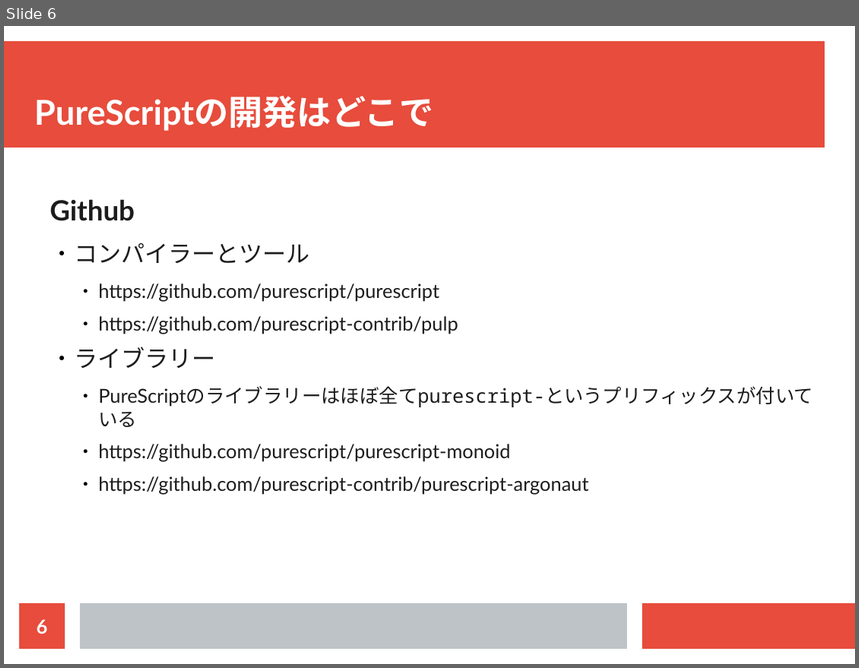
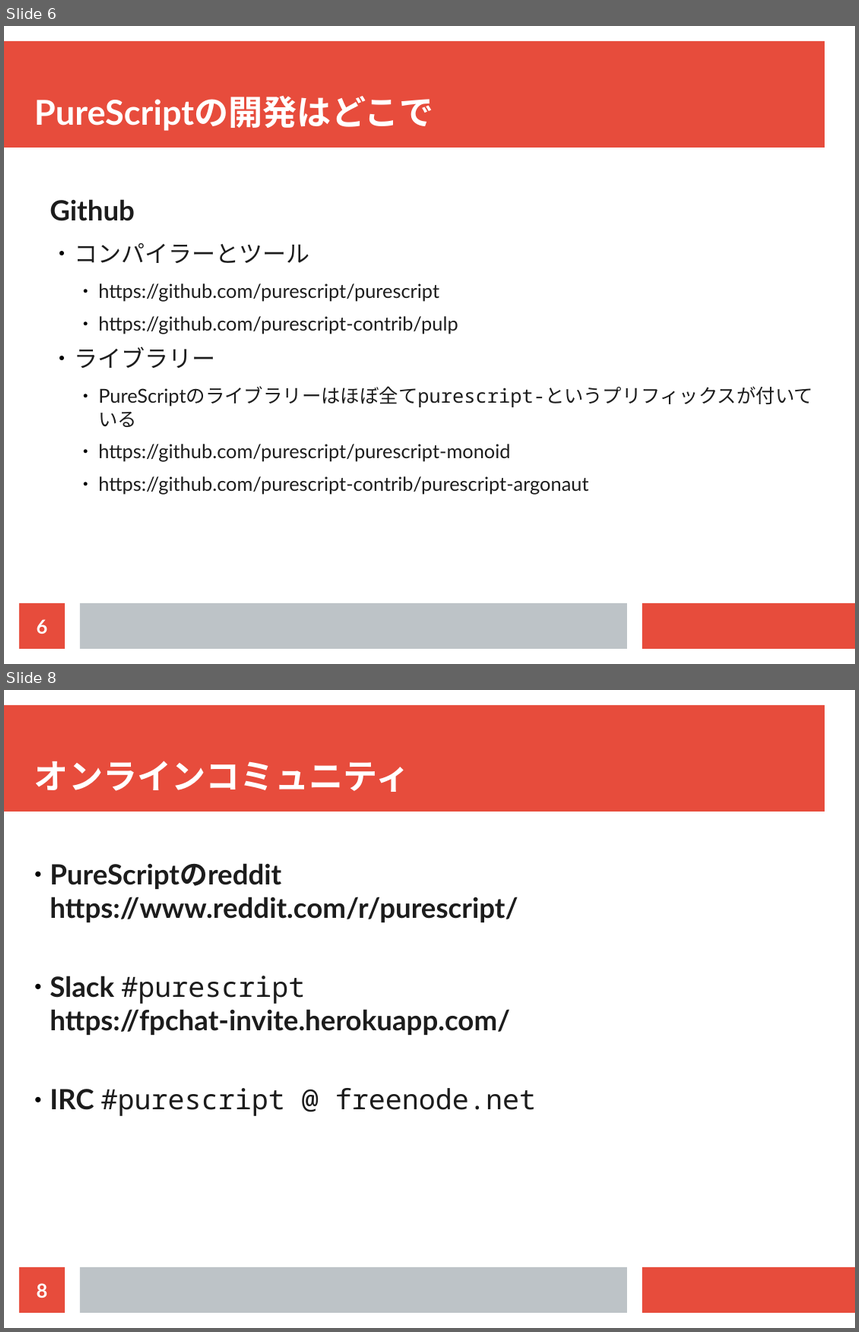
Before and after one commit to cdepillabout/purescript-community-presentation, a slide deck: purescript-community.odp. Shown one above the other, each under a label of ours: slide 6 before the commit, slides 6 and 8 after it; the slides between them are not shown. The pictures are 859x668 and 859x1332 pixels, drawn with LibreOffice and Linux fonts; fonts in the diff are those of the drawing. Boxes give left, top, right and bottom in pixels: in the first picture for what was removed or moved away, otherwise in the second. Text is boxed around its words. In the diff, an @@ line names an element or a change of style, - is before the commit and + after.

```diff
--- a/purescript-community.odp
+++ b/purescript-community.odp
@@ slide 8 added at [4, 690, 855, 1328], background #FFFFFF; not listed: 3 template elements that a slide beside it also shows @@
@@ title added at [34, 761, 410, 792], 32 pt, text #FFFFFF, bold @@
+オンラインコミュニティ
@@ text added at [50, 863, 536, 1116], 26 pt, text #1C1C1C, bold @@
+● PureScriptのreddit
+  https://www.reddit.com/r/purescript/
+● Slack #purescript
+  https://fpchat-invite.herokuapp.com/
+● IRC #purescript @ freenode.net
@@ page number added at [19, 1268, 65, 1313], fill #E74C3C, 18 pt, text #FFFFFF, bold @@
+8
```
Also in this commit, not shown: 2 slides changed, 1 other slide added.
